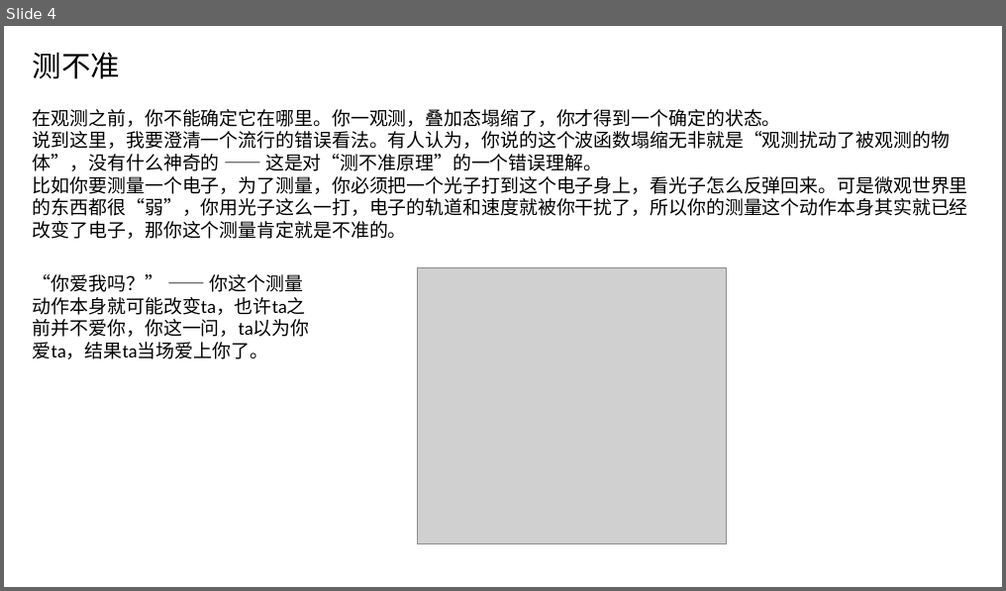
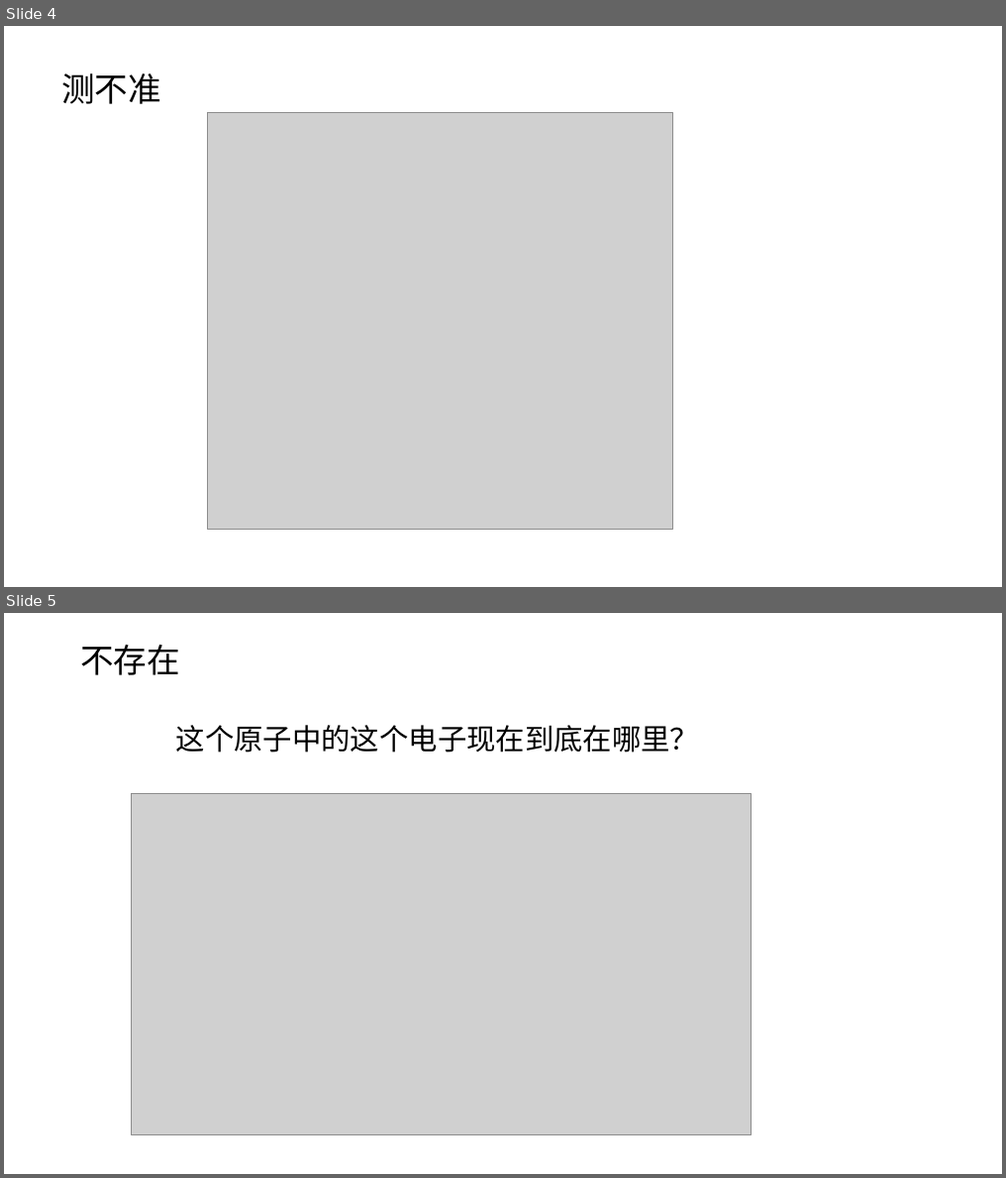
Before and after one commit to FredJiangFei/MyDocuments, a slide deck: 其他/薛定谔的猫/薛定谔的猫.pptx. Shown one above the other, each under a label of ours: slide 4 before the commit, slides 4 and 5 after it. The pictures are 1006x591 and 1006x1178 pixels, drawn with LibreOffice and Linux fonts; fonts in the diff are those of the drawing; grey boxes stand for pictures. Boxes give left, top, right and bottom in pixels: in the first picture for what was removed or moved away, otherwise in the second. Text is boxed around its words. In the diff, an @@ line names an element or a change of style, - is before the commit and + after.

```diff
--- a/其他/薛定谔的猫/薛定谔的猫.pptx
+++ b/其他/薛定谔的猫/薛定谔的猫.pptx
@@ slide 5 added at box(4, 613, 1002, 1174), background #FFFFFF @@
@@ text added at box(80, 645, 180, 675), 32 pt, text #000000 @@
+不存在
@@ text added at box(176, 725, 699, 753), 28 pt, text #000000 @@
+这个原子中的这个电子现在到底在哪里？
@@ picture added at box(132, 794, 751, 1135) @@
@@ slide 4 changed as well @@
@@ text "测不准": place and size @@
-text "测不准" at box(33, 52, 120, 79)
+text "测不准" at box(61, 74, 161, 104)
@@ text "测不准" at box(61, 74, 161, 104): size 28 to 32 pt @@
@@ text removed at box(33, 109, 968, 239) @@
-在观测之前，你不能确定它在哪里。你一观测，叠加态塌缩了，你才得到一个确定的状态。
-说到这里，我要澄清一个流行的错误看法。有人认为，你说的这个波函数塌缩无非就是“观测扰动了被观测的物体”，没有什么神奇的 —— 这是对“测不准原理”的一个错误理解。
-比如你要测量一个电子，为了测量，你必须把一个光子打到这个电子身上，看光子怎么反弹回来。可是微观世界里的东西都很“弱”，你用光子这么一打，电子的轨道和速度就被你干扰了，所以你的测量这个动作本身其实就已经改变了电子，那你这个测量肯定就是不准的。
@@ picture: place and size @@
-picture at box(417, 269, 726, 544)
+picture at box(208, 113, 673, 529)
@@ text removed at box(33, 274, 310, 360) @@
-“你爱我吗？” —— 你这个测量动作本身就可能改变ta，也许ta之前并不爱你，你这一问，ta以为你爱ta，结果ta当场爱上你了。
```
Also in this commit, not shown: 5 other slides changed, 2 other slides added, 3 slides removed, 3 other files.
